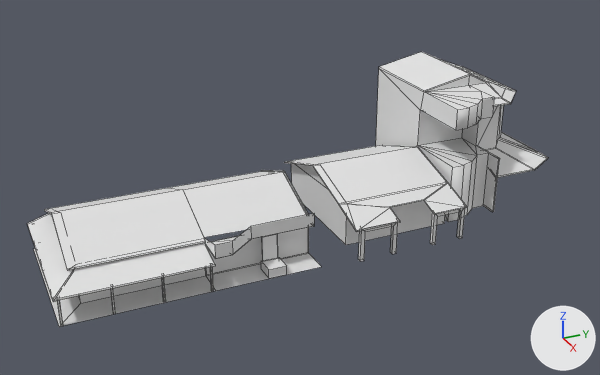
One commit to the Blender file Assets/praça das aguas/predios/conjunto casa9.blend: the scene before it, then after it.
The view is the same before and after, from a camera (50 mm lens) standing at (36.8, -7.2, 21.0) and looking at (-0.1, 9.4, 2.5). The lights are fixed; the arrows at lower right show +X, +Y and +Z. Mesh edges are drawn as thin lines. Materials are left out; every surface is plain grey.
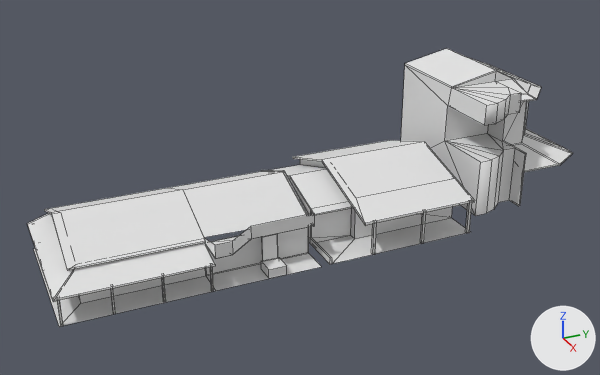
Commit message: att casas

Pixel boxes (x1, y1, x2, y2) of what changed, in the pictures (600 x 375 px):
'Cube.003', moved
    before: (376, 52, 548, 222)
    after: (401, 49, 573, 216)
'Cube.002', reshaped, moved (10% wider, 7% taller)
    before: (284, 145, 467, 261)
    after: (273, 140, 475, 264)

What the commit changed:
me_cube_003 is used by ob_cube_002; location (0.09, 11.59, 1.37).
me_cube_003 had 63 vertices, 49 faces and spanned x -3.98..4.92, y -1.46..5.02, z -1.0..2.35.
me_cube_003 now has 68 vertices, 51 faces and spans x -3.98..4.92, y -3.36..5.02, z -1.0..2.4.
Part 1, on me_cube_003:
50 vertices are removed from x -3.98..4.92, y -1.46..5.02, z -1.0..2.35.
46 faces are deleted.
47 vertices are added at x -3.98..4.92, y -3.36..5.02, z -1.0..2.4.
8 new vertices lie (0.0, 0.14, 0.0) away from vertices in x 4.74..4.88, y -0.95..4.74, z -1.0..0.89.
48 new faces join them.
Object 'Cube.003' (ob_cube_003) moves from (-0.43, 21.68, 0.43) to (-0.43, 23.48, 0.43).
Object 'Cube.002' (ob_cube_002) moves from (0.09, 11.59, 1.37) to (-0.3, 12.31, 1.37).
